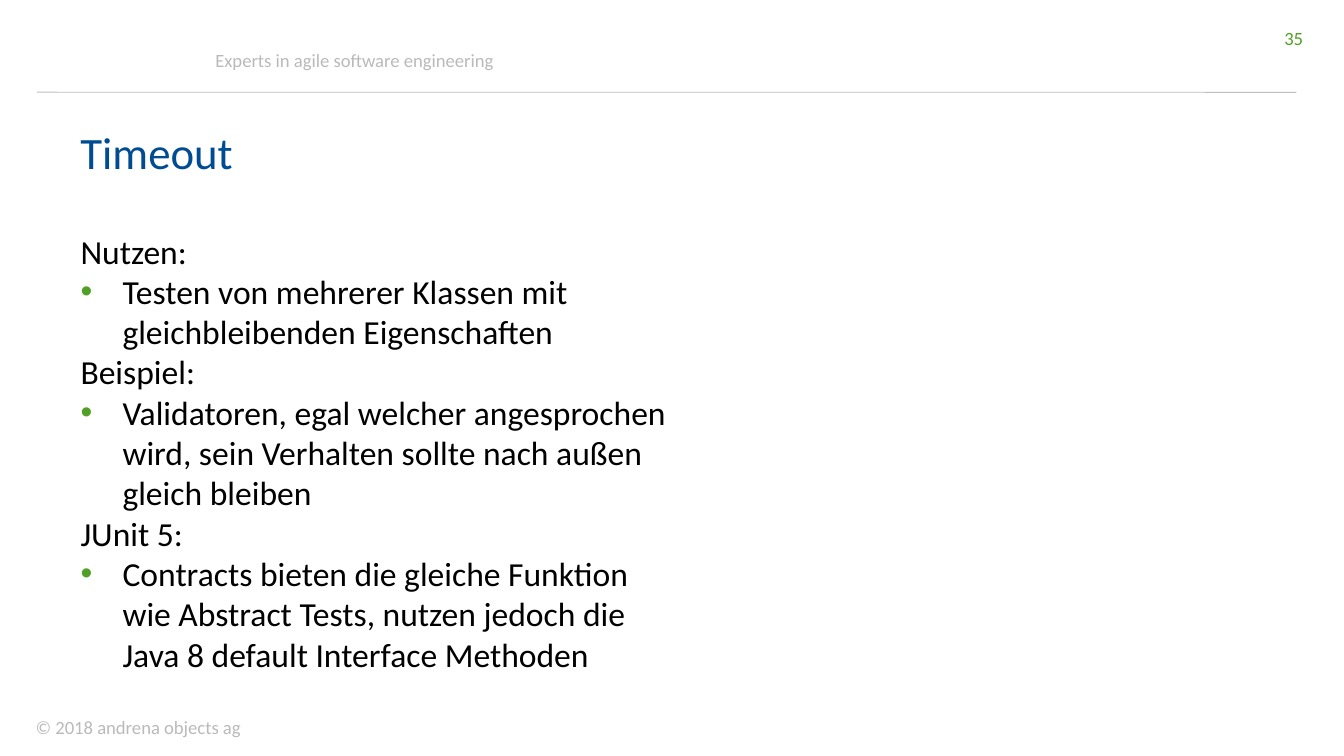
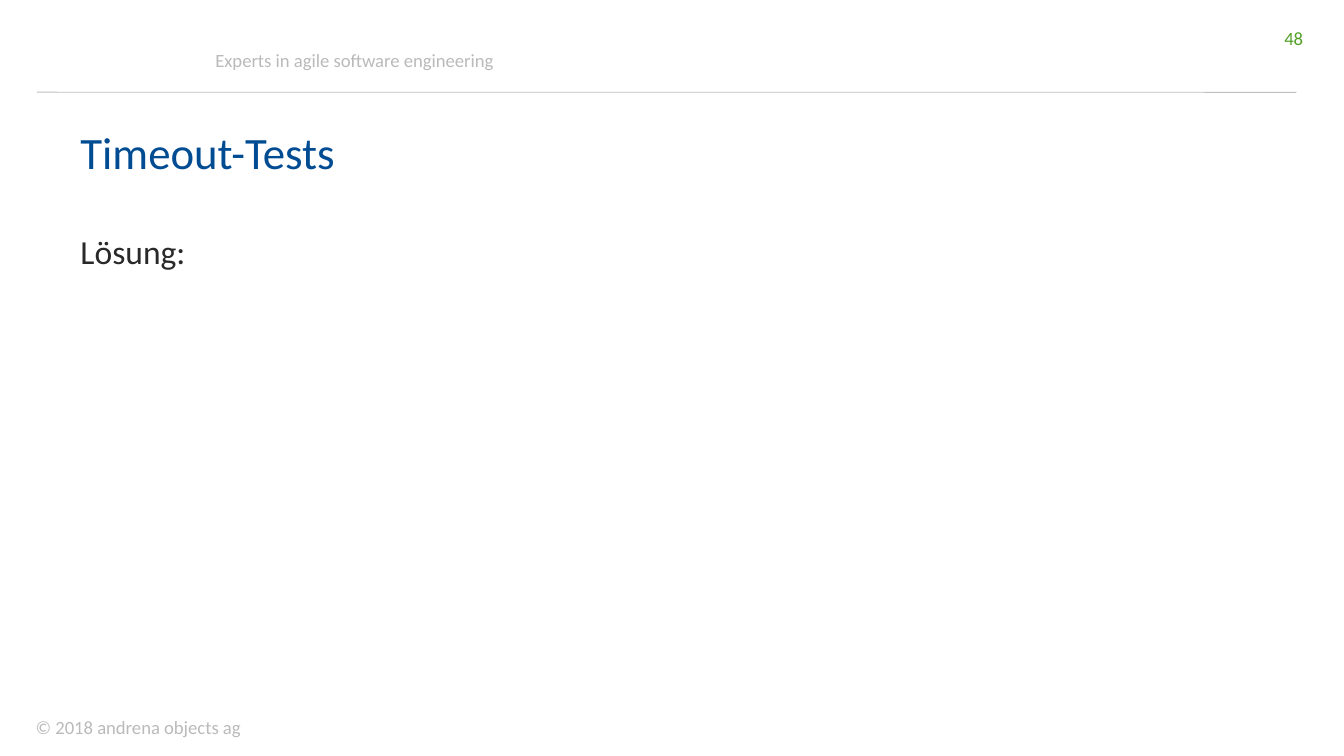
Before and after one commit to andrena/junit5-workshop-et-ka-2018, a slide deck: slide 48 of files/Folien.pptx (slide 35 before the commit). Drawn at 1344x756 pixels with LibreOffice and Linux fonts; fonts in the diff are those of the drawing; background and template pictures are left out. Boxes give left, top, right and bottom in pixels: in the first picture for what was removed or moved away, otherwise in the second. Text is boxed around its words. In the diff, an @@ line names an element or a change of style, - is before the commit and + after.

```diff
--- a/files/Folien.pptx
+++ b/files/Folien.pptx
@@ page number at bbox=[1284, 32, 1303, 45]: text changed @@
-35
+48
@@ text at bbox=[80, 138, 334, 170]: text changed @@
-Timeout
+Timeout-Tests
@@ text added at bbox=[80, 242, 185, 270], 18 pt, text #292929 @@
+Lösung:
@@ text removed at bbox=[81, 242, 666, 668] @@
-Nutzen:
-• Testen von mehrerer Klassen mit gleichbleibenden Eigenschaften
-Beispiel:
-• Validatoren, egal welcher angesprochen wird, sein Verhalten sollte nach außen gleich bleiben
-JUnit 5:
-• Contracts bieten die gleiche Funktion wie Abstract Tests, nutzen jedoch die Java 8 default Interface Methoden
```
Also in this commit, not shown: 10 other slides changed, 13 slides added.
